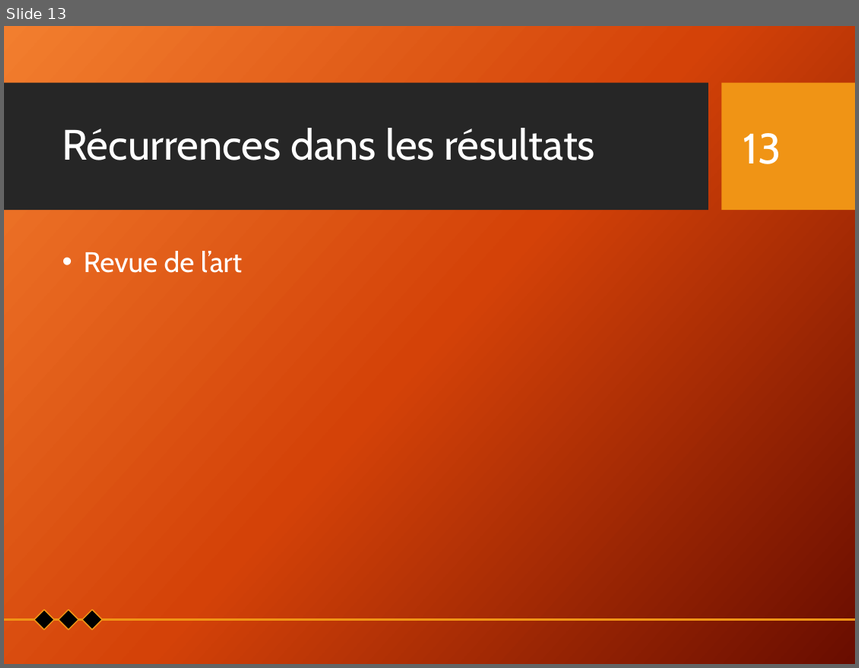
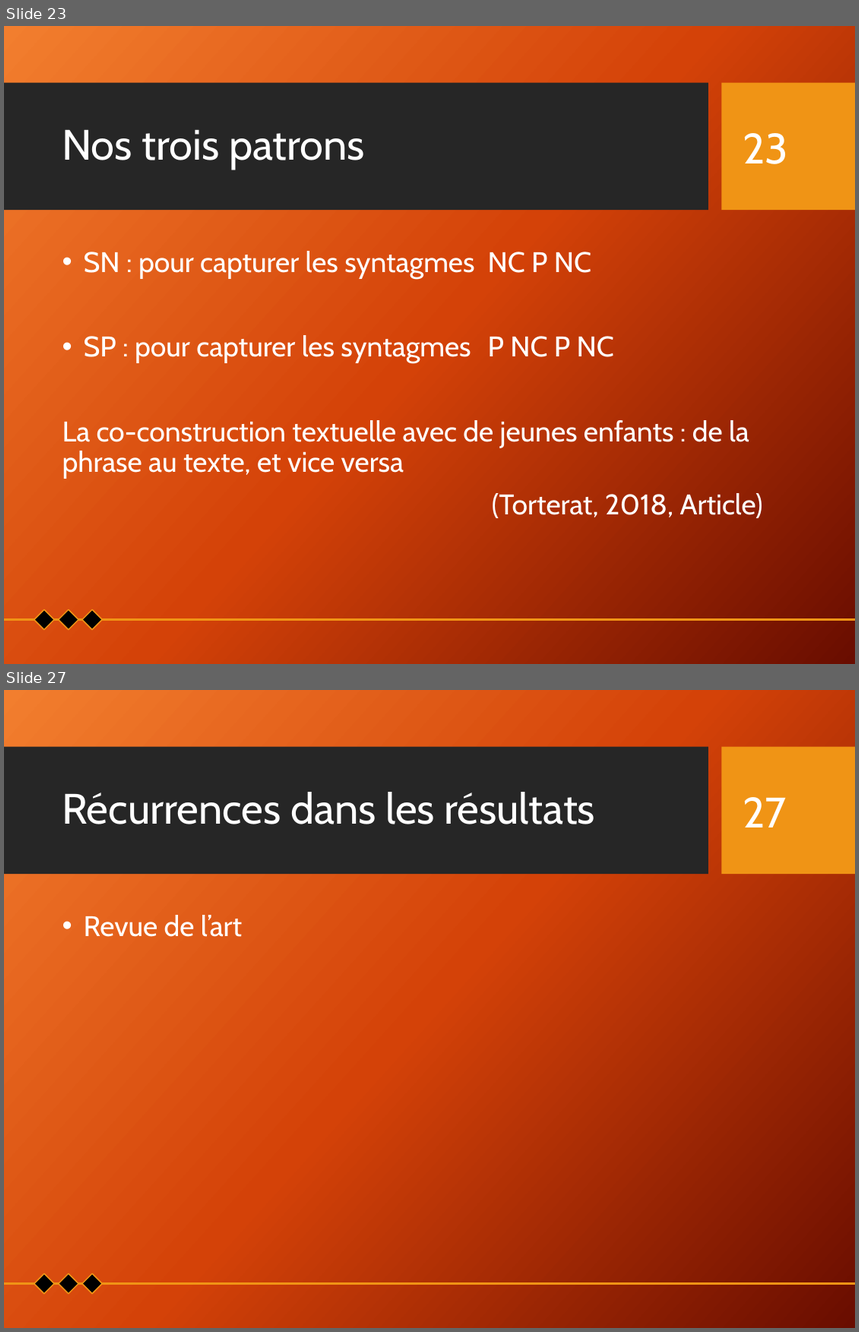
Before and after one commit to Xitog/tal, a slide deck: dossiers/Final - Présentation Projet de recherche.pptx. Shown one above the other, each under a label of ours: slide 13 before the commit, slides 23 and 27 after it; the slides between them are not shown. The pictures are 859x668 and 859x1332 pixels, drawn with LibreOffice and Linux fonts; fonts in the diff are those of the drawing; background and template pictures are left out. Boxes give left, top, right and bottom in pixels: in the first picture for what was removed or moved away, otherwise in the second. Text is boxed around its words. In the diff, an @@ line names an element or a change of style, - is before the commit and + after.

```diff
--- a/dossiers/Final - Présentation Projet de recherche.pptx
+++ b/dossiers/Final - Présentation Projet de recherche.pptx
@@ slide 23 added at (x1=4, y1=26, x2=855, y2=664), background picture (left out); not listed: 2 template elements that a slide beside it also shows @@
@@ title added at (x1=62, y1=129, x2=365, y2=170), 36 pt, text #FFFFFF @@
+Nos trois patrons
@@ page number added at (x1=743, y1=133, x2=789, y2=164), 36 pt, text #FFFFFF @@
+23
@@ text added at (x1=63, y1=251, x2=763, y2=518), 24 pt, text #FFFFFF @@
+• SN : pour capturer les syntagmes NC P NC
+• SP : pour capturer les syntagmes P NC P NC
+La co-construction textuelle avec de jeunes enfants : de la phrase au texte, et vice versa
+(Torterat, 2018, Article)
@@ group added at (x1=4, y1=610, x2=855, y2=630): 3 diamonds, 1 line @@
@@ what was slide 13 is now slide 27 @@
@@ page number at (x1=743, y1=797, x2=787, y2=828): text changed @@
-13
+27
```
Also in this commit, not shown: 8 slides changed, 15 other slides added.
